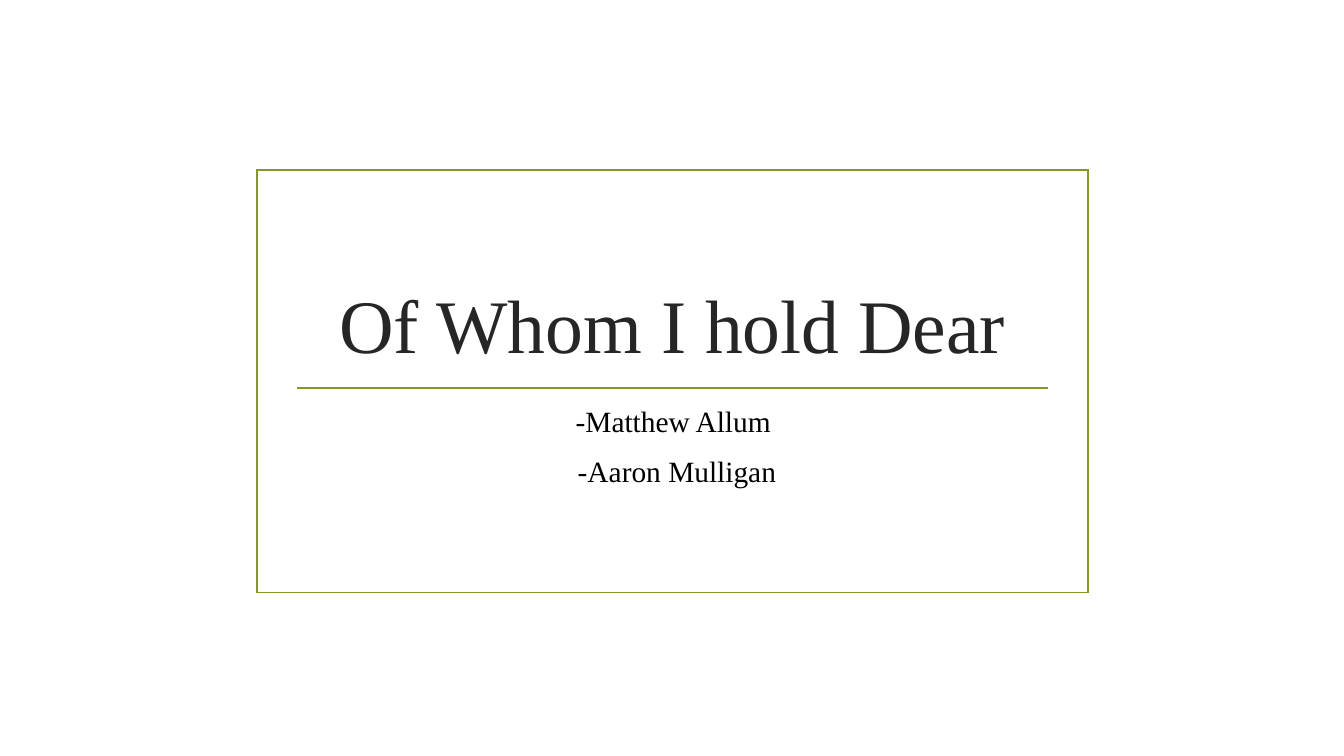
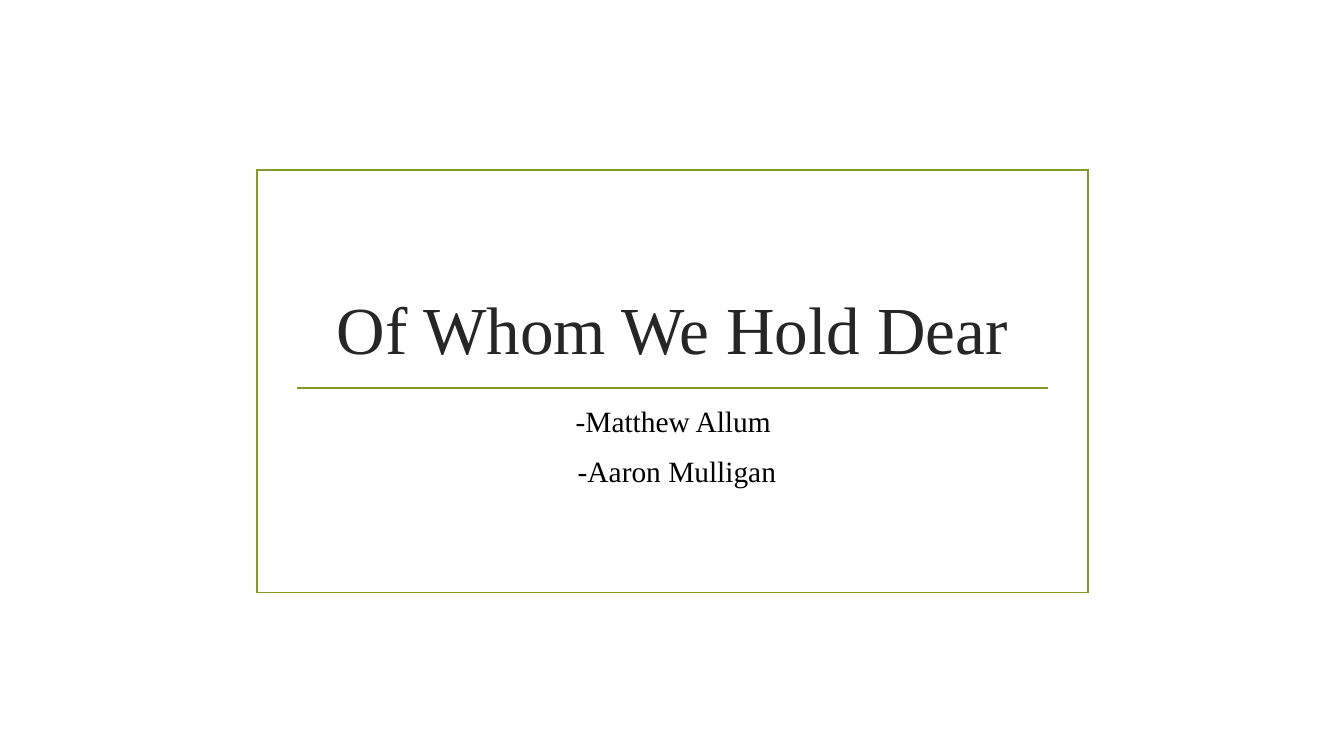
Before and after one commit to UoSGamesGroups/level-6-l6-group-1, a slide deck: slide 1 of Presentation/Presentation_Matt_Aaron.pptx. Drawn at 1344x756 pixels with LibreOffice and Linux fonts; fonts in the diff are those of the drawing; background and template pictures are left out. Boxes give left, top, right and bottom in pixels: in the first picture for what was removed or moved away, otherwise in the second. Text is boxed around its words. In the diff, an @@ line names an element or a change of style, - is before the commit and + after.

```diff
--- a/Presentation/Presentation_Matt_Aaron.pptx
+++ b/Presentation/Presentation_Matt_Aaron.pptx
@@ title at (337,306,1007,355): text changed; size 54 to 48 pt @@
-Of Whom I hold Dear
+Of Whom We Hold Dear
```
Also in this commit, not shown: 1 other slide changed.
